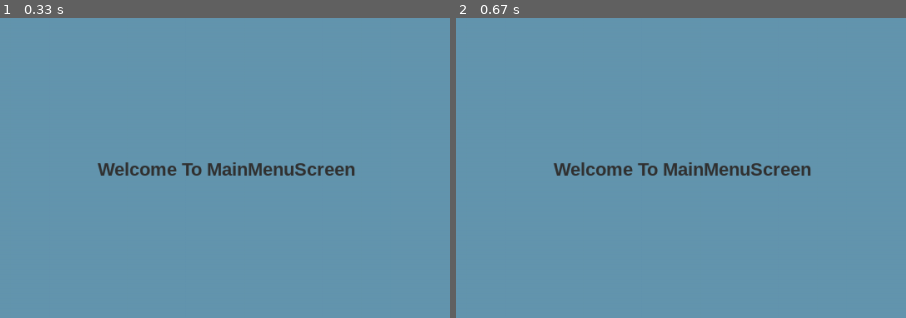
Above: before the commit, frames 1-2 (left to right).
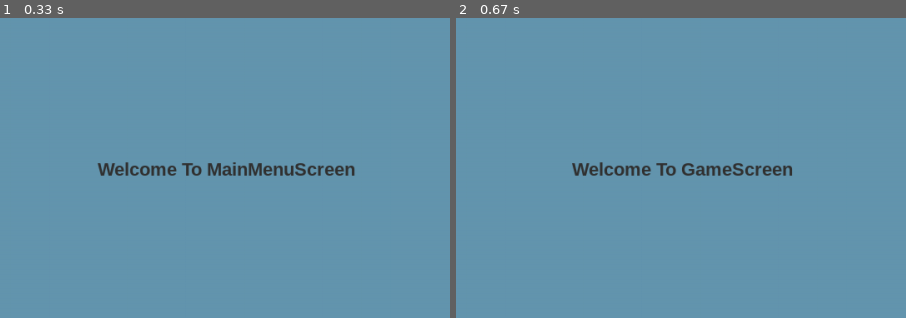
Above: after the commit, the same moments.

Repository: CoDen256/TicTacToe
Game: pygame game, started from app/TicTacToe.py
Two runs of this game, one before a commit and one after it. Both use one fixed random seed, a clock stepped at 60 frames per second and the inputs below.
Inputs:
- Up to frame 1 (0.33 s): no input
- Up to frame 2 (0.67 s): tap Space at 0.33 s
The pictures show only the part of the screen within x 25-75%, y 25-75%; the shares and areas given below are measured in that part.

Frame 1 is identical in both runs. In frame 2, 1.6% of the frame differs, in the area x 21-79%, y 48-53%.

Commit message:
Screen manager added to properly change screens

Diff:
--- a/src/TicTacToe.py
+++ b/app/TicTacToe.py
@@ -1,6 +1,6 @@
 import pygame
-from tools import *
-from screens.MainMenuScreen import MainMenuScreen
+from utils import *
+import screens.screen_manager as screen_manager
 
 
 class TicTacToe:
@@ -14,7 +14,7 @@
         pygame.init()
 
     def run(self, screen):
-        self.current_screen = screen
+        self.current_screen = screen_manager.screens[screen](self)
         self.current_screen.create()
 
         self.mainloop = True
@@ -32,7 +32,10 @@
 
     def quit(self):
         self.mainloop = False
+
+    def quit_game(self):
+        self.mainloop = False
         quit_game()
 
 game = TicTacToe(1080, 720)
-game.run(MainMenuScreen(game))
+game.run("MainMenu")
--- /dev/null
+++ b/app/screens/GameScreen.py
@@ -0,0 +1,34 @@
+import pygame
+from utils import *
+
+
+class GameScreen:
+    def __init__(self, game):
+        self.game = game
+
+    def create(self):
+        self.surface = pygame.Surface(self.game.size)
+
+    def handleInput(self):
+        for e in pygame.event.get():
+            if e.type == pygame.QUIT:
+                self.game.quit_game()
+
+            if e.type == pygame.KEYDOWN:
+                if e.key == pygame.K_ESCAPE:
+                    self.game.quit_game()
+
+                if e.key == pygame.K_SPACE:
+                    self.game.change_screen("MainMenu")
+
+    def update(self):
+        pass
+
+    def render(self):
+        self.game.window.blit(self.surface, (0, 0))
+        self.surface.fill((100, 150, 175))
+
+        toast(self.surface, "Welcome To GameScreen", 20, (50, 50, 50),
+              self.game.w/2, self.game.h/2)
+
+        pygame.display.flip()
--- a/src/screens/MainMenuScreen.py
+++ b/app/screens/MainMenuScreen.py
@@ -1,5 +1,5 @@
 import pygame
-from tools import *
+from utils import *
 
 
 class MainMenuScreen:
@@ -11,8 +11,15 @@
 
     def handleInput(self):
         for e in pygame.event.get():
-            if e.type == pygame.MOUSEBUTTONDOWN:
-                self.game.quit()
+            if e.type == pygame.QUIT:
+                self.game.quit_game()
+
+            if e.type == pygame.KEYDOWN:
+                if e.key == pygame.K_ESCAPE:
+                    self.game.quit_game()
+
+                if e.key == pygame.K_SPACE:
+                    self.game.change_screen("Game")
 
     def update(self):
         pass
--- /dev/null
+++ b/app/screens/screen_manager.py
@@ -0,0 +1,7 @@
+from screens.GameScreen import GameScreen
+from screens.MainMenuScreen import MainMenuScreen
+
+screens = {
+    "MainMenu" : MainMenuScreen,
+    "Game"     : GameScreen
+}
--- a/src/tools.py
+++ b/app/utils.py
@@ -1,5 +1,6 @@
 import sys
 import pygame
+
 
 def toast(surface, text, size, color, x, y, font="Arial Black", angle=0):
 
Empty file removed: src/screens/GameScreen.py
